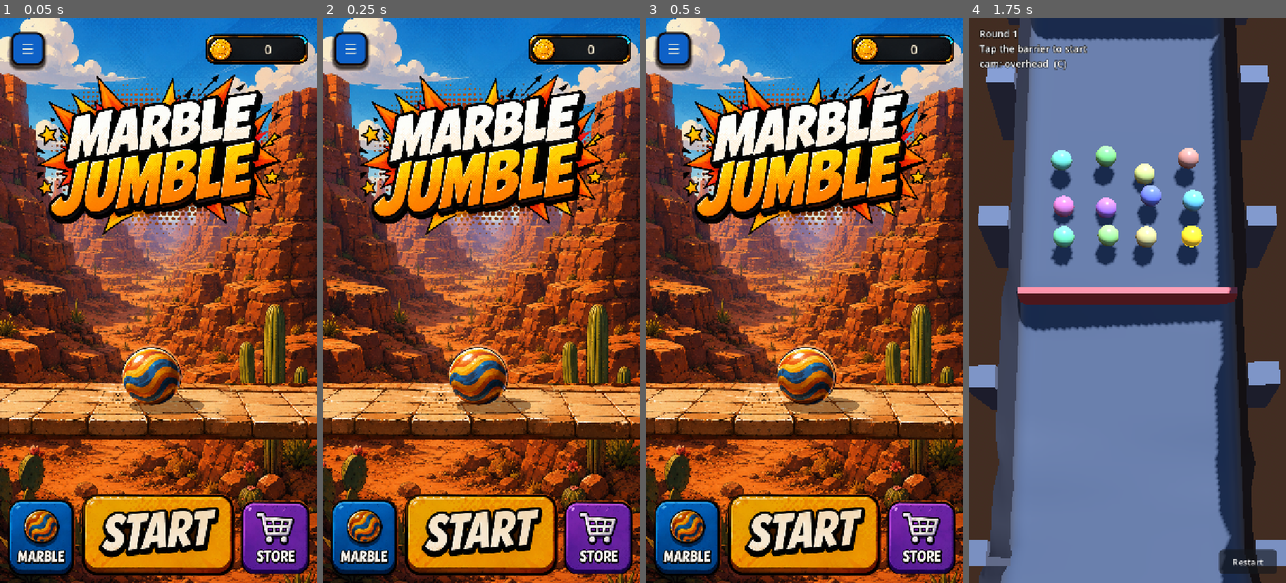
Above: before the commit, frames 1-4 (left to right).
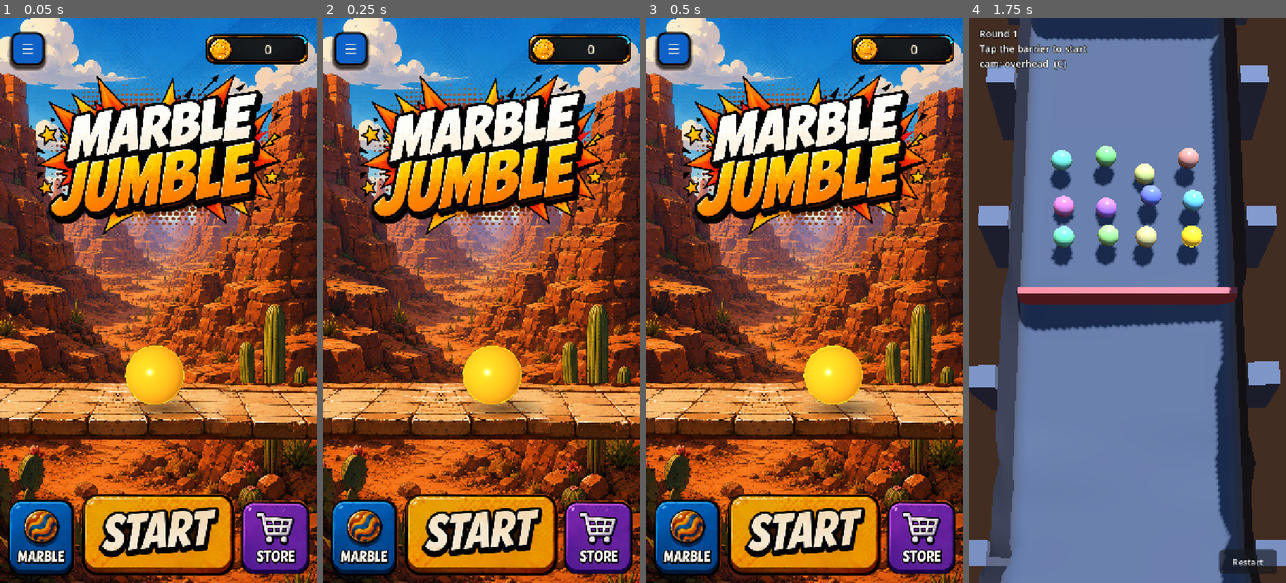
Above: after the commit, the same moments.

Repository: Arjan-N/marble-jumble
Game: Godot game, scene res://scenes/home.tscn
The game is run twice, just before and just after one commit, with the same random seed, the same clock (stepped at 60 frames per second) and the same inputs.
Inputs (mouse positions are in pixels of both pictures, inside the frame that each line leads up to):
- Up to frame 1 (0.05 s): no input
- Up to frame 2 (0.25 s): no input
- Up to frame 3 (0.5 s): no input
- Up to frame 4 (1.75 s): click (1127, 532) at 0.5 s; click "Restart" at 1.25 s

The runs differ from the first frame. In frame 1, 1.9% of the frame differs, in the area x 38-65%, y 57-71%; in frame 2, 2.3%; in frame 3, 2.8%, in the area x 41-74%, y 57-71%; in frame 4, nothing differs.

Commit message:
Use actual 3D player marble in home preview
Home was drawing a marble PNG cut from the mock-up. That was a second
implementation of the player's marble sitting alongside the real one, which is
the wrong shape for something the player customises: two places to change, and
only one of them is the marble the race actually runs.

HomeMarblePreview renders the real thing instead. Marble builds its own mesh
and material in code — there is no marble scene file to instance — so the
preview asks Marble.create for a real player marble and strips what is gameplay
rather than appearance: the collision shape, the trail, and physics processing.
Mesh, material, rim, emission pulse and equipped skin colour are left exactly as
marble.gd built them, inside a transparent SubViewport with an orthogonal camera
sized so the ball lands on screen at the mock-up's proportions.

marble.gd, marble_tuning.gd and the race are untouched.

Two things worth knowing for anyone doing this again. MSAA 4x resolved against a
transparent background comes out as the complement of the marble's own colour
under the Compatibility renderer, so the viewport is held at 2x. And a plain
coloured quad under the ball reads as a grey rectangle lying on the stone — the
contact shadow needs the radial alpha ramp to be a shadow.

The roll along the platform stays, faster than the sprite's was and eased into
its turns. It is the only motion that reads: skins are flat colours, so spinning
a sphere on the spot changes nothing on screen.

Co-Authored-By: Claude Opus 5 <noreply@anthropic.com>

Diff:
--- a/scripts/ui/home_marble.gd
+++ /dev/null
@@ -1,129 +0,0 @@
-class_name HomeMarble
-extends Node2D
-
-## The home screen's hero marble: the player's own marble, presented.
-##
-## This node is the *visual representation* only. It carries no physics and no
-## race behaviour — the simulation marble is `Marble` (a `RigidBody3D`), which
-## this screen never instantiates and never modifies. Keeping the two apart is
-## what lets the marble be customised: a skin picks what is drawn here and the
-## colour handed to `Marble`, and nothing else.
-##
-## The artwork is `marble_player.png`, cut from the home mock-up by
-## `tools/extract_home_art.gd`. It is a painted, glossy, striped ball, so it is
-## drawn as a sprite rather than rebuilt from primitives.
-##
-## Rotation is tied to horizontal speed (angle = distance / radius) rather than
-## a fixed spin rate, so it reads as rolling rather than just spinning in
-## place — the same physical honesty the race itself insists on.
-
-const DEFAULT_TEXTURE := preload("res://assets/ui/marble_player.png")
-
-## One painted marble per skin id. Only the default marble has been painted so
-## far — `PlayerProfile.SKINS` still describes the rest as flat colours, which
-## is a placeholder economy, not art — so every skin falls back to it. A new
-## skin drops in as `id: preload(...)` and needs no other change here.
-##
-## Multiplying the painted artwork by a flat skin colour was tried and dropped:
-## it turns the stripes and the gloss into a single muddy wash, which is the
-## look this artwork replaced.
-const SKIN_TEXTURES := {
-	0: DEFAULT_TEXTURE,
-}
-
-## The painted ball's radius as a fraction of the texture's half-width. The cut
-## leaves a few pixels of transparent padding so the dark outline is never
-## clipped; the shadow and the roll both need the ball, not the padding.
-const BALL_FRACTION := 178.0 / 187.0
-
-const SPEED := 46.0 ## px/s across the design-space (720-wide) surface.
-
-var _radius := 68.0
-var _left := 0.0
-var _right := 0.0
-var _sprite: Sprite2D
-var _distance := 0.0
-## Where the roll started, so the marble faces the way the mock-up paints it
-## when it is at rest rather than at some arbitrary angle.
-var _rest_distance := 0.0
-## The ball's own spin, kept separate from the node's `rotation` — the node
-## only moves horizontally, and spinning it would carry the flat ground shadow
-## around with it.
-var _spin := 0.0
-
-
-static func create(radius: float, skin_id: int) -> HomeMarble:
-	var marble := HomeMarble.new()
-	marble._radius = radius
-	marble._build()
-	marble.set_skin(skin_id)
-	return marble
-
-
-func _build() -> void:
-	_sprite = Sprite2D.new()
-	_sprite.texture = DEFAULT_TEXTURE
-	_sprite.texture_filter = CanvasItem.TEXTURE_FILTER_LINEAR
-	add_child(_sprite)
-	set_radius(_radius)
-
-
-## Re-scales the sprite to a new on-screen radius (the viewport is stretched
-## to the device, so this changes with the screen). The sprite is scaled from
-## the painted ball rather than the padded texture, so `_radius` is always the
-## radius of what is actually on screen.
-func set_radius(radius: float) -> void:
-	_radius = radius
-	var painted := (_sprite.texture.get_width() * 0.5) * BALL_FRACTION
-	_sprite.scale = Vector2.ONE * (radius / painted)
-	queue_redraw()
-
-
-## Called when the screen resizes, since the surface spans its width.
-func set_travel(left: float, right: float) -> void:
-	_left = left
-	_right = right
-
-
-## Places the marble where the mock-up rests it — roughly centred on the play
-## surface — and starts the roll from there rather than from one end.
-func rest_at(x: float) -> void:
-	_distance = clampf(x, _left, _right) - _left
-	_rest_distance = _distance
-	position.x = _left + _distance
-
-
-## Shows the artwork the equipped skin is painted as.
-func set_skin(skin_id: int) -> void:
-	_sprite.texture = SKIN_TEXTURES.get(skin_id, DEFAULT_TEXTURE)
-	set_radius(_radius)
-
-
-func _process(delta: float) -> void:
-	var span := _right - _left
-	if span <= 0.0:
-		return
-	_distance += SPEED * delta
-	# A triangle wave, so the marble rolls back rather than jumping to the far
-	# end when it runs out of surface.
-	var swept := fmod(_distance, span * 2.0)
-	var offset := swept if swept <= span else span * 2.0 - swept
-	position.x = _left + offset
-	# Measured from the resting spot, so the painted gloss sits where the
-	# mock-up puts it when the marble is where the mock-up puts it.
-	_spin = (offset - _rest_distance) / _radius
-	_sprite.rotation = _spin
-	queue_redraw()
-
-
-func _draw() -> void:
-	# Contact shadow, flat on the surface and thrown to the right by the same
-	# low sun the mock-up's artwork is lit by. Drawn here rather than baked into
-	# the play surface so it travels with the marble.
-	# CanvasItem's own draw_ellipse takes a centre and two radii, not a Rect2.
-	draw_ellipse(
-		Vector2(_radius * 0.50, _radius * 1.02),
-		_radius * 1.25,
-		_radius * 0.30,
-		Color(0.13, 0.05, 0.02, 0.40)
-	)
--- /dev/null
+++ b/scripts/ui/home_marble_preview.gd
@@ -0,0 +1,211 @@
+class_name HomeMarblePreview
+extends SubViewportContainer
+
+## The player's marble on the Home screen — the same `Marble` the race
+## simulates, rendered into the UI through a `SubViewport`.
+##
+## There is deliberately no second marble implementation here. `Marble` builds
+## its own mesh and material in `_build`/`_build_material` (there is no marble
+## scene file to instance), so this asks `Marble.create` for a real one and then
+## strips everything that is gameplay rather than appearance: the collision
+## shape, the trail, and physics processing. What is left is the authored mesh,
+## the authored material and the equipped skin colour, unmodified — change the
+## marble's look in `marble.gd` and this preview changes with it.
+##
+## The skin is read from `PlayerProfile` when Home is built, and the shop
+## returns to Home through `change_scene_to_file`, so equipping a marble shows
+## up here without this needing to watch for it.
+##
+## Nothing in `marble.gd`, `marble_tuning.gd` or the race is altered by this.
+
+## Half the visible field, in marble radii. The marble is centred, so this is
+## how much clear space surrounds it — enough for the contact shadow to spread
+## without the ball itself shrinking away from the mock-up's proportions.
+const VIEW_RADII := 2.2
+
+## Average px per second across the design-space (720-wide) platform; the eased
+## turnarounds below make the mid-platform speed about half again this. Rolling
+## the ball along the stone is the only motion that reads — the skins are flat
+## colours, so spinning a sphere on the spot changes nothing on screen.
+const SPEED := 110.0
+
+## Warm canyon light, matched to the backdrop rather than to any one course's
+## lighting rig.
+const AMBIENT := Color(1.0, 0.78, 0.58)
+const KEY_LIGHT := Color(1.0, 0.88, 0.72)
+
+var _marble: Marble
+var _camera: Camera3D
+var _viewport: SubViewport
+var _radius_world := 0.45
+var _radius := 68.0
+var _side := 300.0
+var _centre := Vector2.ZERO
+var _left := 0.0
+var _right := 0.0
+var _distance := 0.0
+
+
+static func create(colour: Color) -> HomeMarblePreview:
+	var preview := HomeMarblePreview.new()
+	preview._build(colour)
+	return preview
+
+
+func _build(colour: Color) -> void:
+	mouse_filter = Control.MOUSE_FILTER_IGNORE
+	stretch = true
+
+	_viewport = SubViewport.new()
+	_viewport.transparent_bg = true
+	_viewport.handle_input_locally = false
+	_viewport.render_target_update_mode = SubViewport.UPDATE_ALWAYS
+	# Smooths the one silhouette in here. Held at 2x: the Compatibility renderer
+	# resolves a 4x multisampled target against a transparent background wrongly
+	# and the marble comes out the complement of its own colour.
+	_viewport.msaa_3d = Viewport.MSAA_2X
+	add_child(_viewport)
+
+	var world := Node3D.new()
+	_viewport.add_child(world)
+	world.add_child(_build_environment())
+	world.add_child(_build_light())
+
+	_camera = Camera3D.new()
+	_camera.projection = Camera3D.PROJECTION_ORTHOGONAL
+	# Looking down at roughly the angle the platform artwork is drawn from, so the
+	# marble reads as a ball resting on the stone rather than a disc pasted onto
+	# it, and its contact shadow has somewhere to fall.
+	_camera.position = Vector3(0.0, 2.55, 6.0)
+	_camera.look_at_from_position(_camera.position, Vector3.ZERO, Vector3.UP)
+	world.add_child(_camera)
+
+	_marble = _build_marble(colour)
+	world.add_child(_marble)
+	world.add_child(_build_shadow())
+
+
+func _ready() -> void:
+	# Impact detection is race bookkeeping and there is nothing here to hit, but
+	# Godot re-enables physics processing on any node whose script defines
+	# `_physics_process` as it enters the tree, so switching it off has to wait
+	# until after that. `_process` stays on: the emission pulse is appearance.
+	_marble.set_physics_process(false)
+
+
+func _build_environment() -> WorldEnvironment:
+	var environment := WorldEnvironment.new()
+	var env := Environment.new()
+	env.background_mode = Environment.BG_COLOR
+	env.background_color = Color(0, 0, 0, 0)
+	env.ambient_light_source = Environment.AMBIENT_SOURCE_COLOR
+	env.ambient_light_color = AMBIENT
+	env.ambient_light_energy = 0.72
+	environment.environment = env
+	return environment
+
+
+func _build_light() -> DirectionalLight3D:
+	var light := DirectionalLight3D.new()
+	light.rotation_degrees = Vector3(-32.0, -25.0, 0.0)
+	light.light_color = KEY_LIGHT
+	light.light_energy = 1.35
+	return light
+
+
+## A real player marble with its gameplay stripped off. Everything that decides
+## how it looks — mesh, material, rim, emission pulse, skin colour — is left
+## exactly as `marble.gd` built it.
+func _build_marble(colour: Color) -> Marble:
+	var tuning := MarbleTuning.new()
+	_radius_world = tuning.radius
+	var marble := Marble.create(0, tuning, colour, true, "Home preview")
+
+	marble.freeze = true
+	marble.freeze_mode = RigidBody3D.FREEZE_MODE_STATIC
+	marble.gravity_scale = 0.0
+	marble.can_sleep = true
+	marble.continuous_cd = false
+
+	for child in marble.get_children():
+		# The collider would put a body in the physics space for no reason, and
+		# the trail is a race-readability cue that has nothing to trail behind.
+		if child is CollisionShape3D or child is MarbleTrail:
+			marble.remove_child(child)
+			child.queue_free()
+
+	return marble
+
+
+## Contact shadow, flat under the ball and thrown to the right by the same low
+## sun the platform artwork is lit by.
+func _build_shadow() -> MeshInstance3D:
+	var shadow := MeshInstance3D.new()
+	var quad := QuadMesh.new()
+	quad.size = Vector2(_radius_world * 3.0, _radius_world * 1.9)
+	shadow.mesh = quad
+	var material := StandardMaterial3D.new()
+	material.shading_mode = BaseMaterial3D.SHADING_MODE_UNSHADED
+	material.transparency = BaseMaterial3D.TRANSPARENCY_ALPHA
+	# A plain coloured quad reads as a grey rectangle lying on the stone. The
+	# radial ramp is what makes it a shadow.
+	material.albedo_texture = _shadow_gradient()
+	shadow.material_override = material
+	# Just clear of the sphere so the two do not intersect, and pulled forward so
+	# the shallow camera angle does not hide it behind the ball.
+	shadow.position = Vector3(_radius_world * 0.35, -_radius_world * 1.02, _radius_world * 0.45)
+	shadow.rotation_degrees = Vector3(-90.0, 0.0, 0.0)
+	return shadow
+
+
+func _shadow_gradient() -> GradientTexture2D:
+	var ramp := Gradient.new()
+	ramp.set_color(0, Color(0.13, 0.05, 0.02, 0.55))
+	ramp.set_color(1, Color(0.13, 0.05, 0.02, 0.0))
+	var texture := GradientTexture2D.new()
+	texture.gradient = ramp
+	texture.fill = GradientTexture2D.FILL_RADIAL
+	texture.fill_from = Vector2(0.5, 0.5)
+	texture.fill_to = Vector2(1.0, 0.5)
+	texture.width = 128
+	texture.height = 128
+	return texture
+
+
+## Sizes the preview so the marble lands on screen at `radius` pixels, resting
+## at `centre`. The viewport spans a fixed number of marble radii, so the
+## orthogonal camera and the container scale together.
+func set_display(centre: Vector2, radius: float) -> void:
+	_radius = radius
+	_centre = centre
+	_side = radius * 2.0 * VIEW_RADII
+	size = Vector2(_side, _side)
+	_camera.size = _radius_world * 2.0 * VIEW_RADII
+	_place(centre.x)
+
+
+## The stretch of platform the marble rolls along, in screen pixels.
+func set_travel(left: float, right: float) -> void:
+	_left = left
+	_right = right
+	_distance = clampf(_centre.x, left, right) - left
+
+
+func _place(x: float) -> void:
+	position = Vector2(x, _centre.y) - Vector2(_side, _side) * 0.5
+
+
+func _process(delta: float) -> void:
+	var span := _right - _left
+	if span <= 0.0:
+		return
+	_distance += SPEED * delta
+	# A cosine sweep rather than a triangle one: the marble still crosses and
+	# comes back, but it eases into each turn instead of reversing at full speed.
+	var phase := fmod(_distance, span * 2.0) / (span * 2.0)
+	var offset := span * (1.0 - cos(TAU * phase)) * 0.5
+	var previous := position.x
+	_place(_left + offset)
+	# Angle from distance travelled, not a fixed spin rate, so the ball rolls
+	# rather than skids — and it is the real marble geometry doing the turning.
+	_marble.rotate_z(-(position.x - previous) / _radius)
--- a/scripts/ui/home_screen.gd
+++ b/scripts/ui/home_screen.gd
@@ -17,7 +17,7 @@
 const MARBLE_CENTRE_Y_FRACTION := 2113.0 / 3344.0
 const MARBLE_REST_X_FRACTION := 896.0 / 1882.0
 ## How far either side of its resting spot the marble rolls. The mock-up is a
-## still; the marble itself has always moved, and this keeps it doing so
+## still; the marble on Home has always moved, and this keeps it doing so
 ## without ever leaving the platform.
 const MARBLE_TRAVEL_FRACTION := 0.26
 const MARBLE_EDGE_MARGIN := 14.0
@@ -29,7 +29,7 @@
 
 var _backdrop: HomeBackdrop
 var _play_surface: HomePlaySurface
-var _marble: HomeMarble
+var _marble: HomeMarblePreview
 var _toast: Label
 var _toast_left := 0.0
 var _coins_label: Label
@@ -125,33 +125,35 @@
 func _build_play_area() -> void:
 	# The mock-up's play area, in the mock-up's own proportions: an illustrated
 	# stone platform across the lower middle of the screen with the player's
-	# marble resting on it. Both pieces of artwork and every number below come
+	# marble resting on it. The platform artwork and every number below come
 	# from `docs/ui-reference/home.png`, which shares this viewport's 9:16
-	# aspect, so the composition transfers directly.
+	# aspect, so the composition transfers directly. The marble itself is not
+	# artwork — it is the game's own `Marble`, rendered in 3D by
+	# `HomeMarblePreview`.
 	_play_surface = HomePlaySurface.new()
 	add_child(_play_surface)
 
-	_marble = HomeMarble.create(size.x * MARBLE_RADIUS_FRACTION, PlayerProfile.equipped_skin)
+	_marble = HomeMarblePreview.create(PlayerProfile.equipped_colour())
 	add_child(_marble)
 	_layout_marble()
 	resized.connect(_layout_marble)
 
-## Keeps the marble on the platform at whatever size the portrait viewport ends
-## up: its resting spot and the height it sits at are fractions of the screen,
-## and its patrol stays inside the platform and well above the nav row.
+## Puts the marble on the platform at whatever size the portrait viewport ends
+## up: its resting spot, the height it sits at and its size are all fractions of
+## the screen, taken from the mock-up, and its roll stays inside the platform
+## and well clear of the nav row.
 func _layout_marble() -> void:
 	if _marble == null:
 		return
 	var radius := size.x * MARBLE_RADIUS_FRACTION
-	_marble.set_radius(radius)
-	_marble.position.y = size.y * MARBLE_CENTRE_Y_FRACTION
+	var rest := size.x * MARBLE_REST_X_FRACTION
+	_marble.set_display(Vector2(rest, size.y * MARBLE_CENTRE_Y_FRACTION), radius)
 	var half_travel := size.x * MARBLE_TRAVEL_FRACTION
-	var rest := size.x * MARBLE_REST_X_FRACTION
 	_marble.set_travel(
 		maxf(rest - half_travel, radius + MARBLE_EDGE_MARGIN),
 		minf(rest + half_travel, size.x - radius - MARBLE_EDGE_MARGIN)
 	)
-	_marble.rest_at(rest)
+
 func _build_toast() -> void:
 	_toast = Label.new()
 	_toast.anchor_left = 0.0
--- a/tools/extract_home_art.gd
+++ b/tools/extract_home_art.gd
@@ -1,13 +1,13 @@
 extends SceneTree
 
-## Cuts the player marble and the foreground play surface out of the home
-## mock-up and writes them into `assets/ui/` as shipping textures.
+## Cuts the foreground play surface out of the home mock-up and writes it into
+## `assets/ui/` as a shipping texture.
 ##
 ##     godot --path . --headless --script res://tools/extract_home_art.gd
 ##
-## The mock-up is the only place either piece of artwork exists — there is no
-## standalone marble or platform asset in the repository — and promoting art
-## out of `docs/ui-reference/` is how `home_background.png` was produced too
+## The mock-up is the only place this artwork exists — there is no platform
+## asset in the repository — and promoting art out of `docs/ui-reference/` is
+## how `home_background.png` was produced too
 ## (see the header of `home_backdrop.gd`). Keeping the cut in a script rather
 ## than doing it by hand means the numbers below are reviewable and the
 ## textures can be regenerated if the mock-up is ever revised.
@@ -17,12 +17,6 @@
 ## 720x1280 design space by a single 720/1882 scale factor.
 
 const SOURCE := "res://docs/ui-reference/home.png"
-
-## The marble's dark outline, measured off the mock-up.
-const MARBLE_CENTRE := Vector2(896.0, 2113.0)
-const MARBLE_RADIUS := 178.0
-## A hair of padding so the outline is never clipped by the texture edge.
-const MARBLE_PAD := 9
 
 ## The platform band: from the back edge of the top face down through the dark
 ## base under the front face.
@@ -55,7 +49,6 @@
 		return
 	source.convert(Image.FORMAT_RGBA8)
 
-	_write(_cut_marble(source), "res://assets/ui/marble_player.png")
 	_write(_cut_play_surface(source), "res://assets/ui/play_surface.png")
 	quit(0)
 
@@ -67,24 +60,6 @@
 		quit(1)
 		return
 	print("%s  %s" % [path, image.get_size()])
-
-
-## The marble, lifted off the canyon behind it as a round cut-out with a
-## one-pixel feather so the outline stays crisp without an aliased fringe.
-func _cut_marble(source: Image) -> Image:
-	var side := int(MARBLE_RADIUS) * 2 + MARBLE_PAD * 2
-	var origin := Vector2i(MARBLE_CENTRE) - Vector2i.ONE * (side / 2)
-	var cut := source.get_region(Rect2i(origin, Vector2i(side, side)))
-	var centre := Vector2(side, side) * 0.5
-
-	for y in side:
-		for x in side:
-			var distance := Vector2(x + 0.5, y + 0.5).distance_to(centre)
-			var alpha := clampf(MARBLE_RADIUS + 0.5 - distance, 0.0, 1.0)
-			var pixel := cut.get_pixel(x, y)
-			pixel.a = alpha
-			cut.set_pixel(x, y, pixel)
-	return cut
 
 
 func _cut_play_surface(source: Image) -> Image:
Binary file removed: assets/ui/marble_player.png
Not shown, removed: assets/ui/marble_player.png.import
Not shown, removed: scripts/ui/home_marble.gd.uid
Not shown, added: scripts/ui/home_marble_preview.gd.uid
